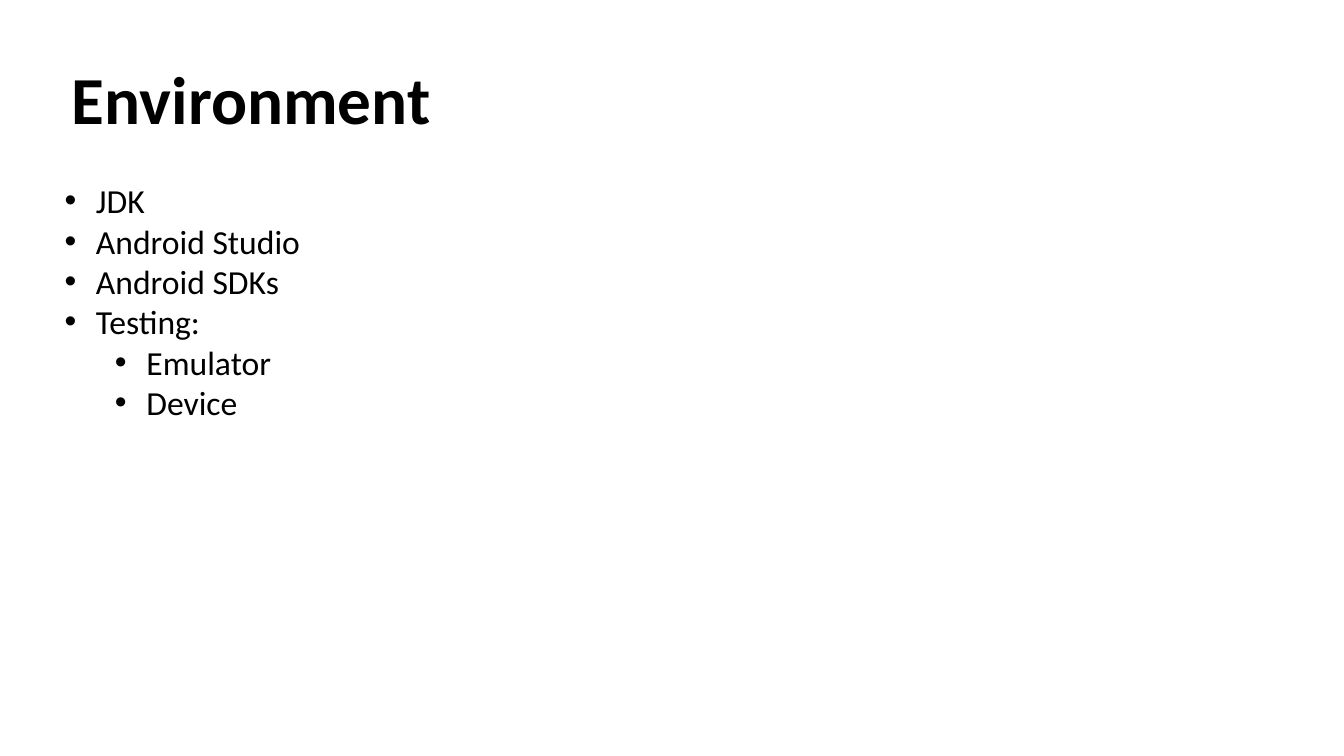
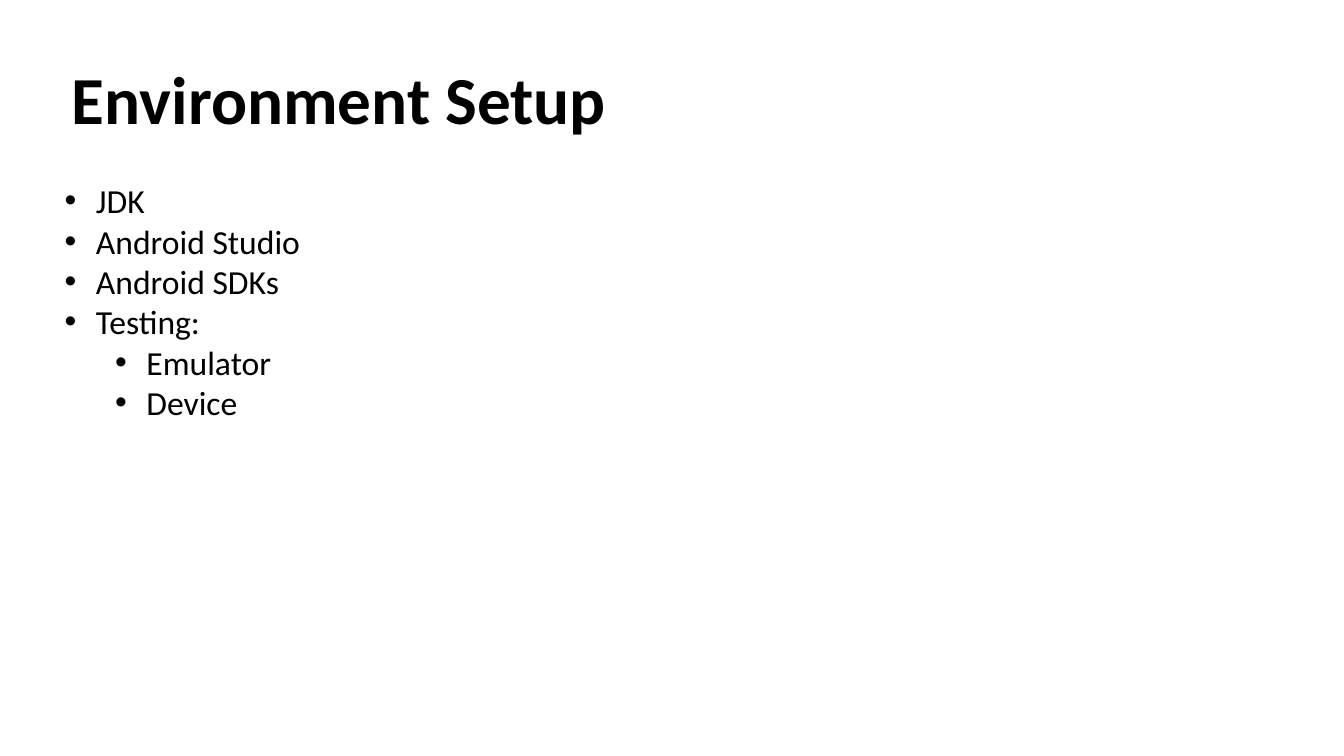
Before and after one commit to talhahasanzia/Android-Workshop, a slide deck: slide 5 of Presentation.pptx (slide 4 before the commit). Drawn at 1344x756 pixels with LibreOffice and Linux fonts; fonts in the diff are those of the drawing. Boxes give left, top, right and bottom in pixels: in the first picture for what was removed or moved away, otherwise in the second. Text is boxed around its words. In the diff, an @@ line names an element or a change of style, - is before the commit and + after.

```diff
--- a/Presentation.pptx
+++ b/Presentation.pptx
@@ text at (72, 77, 605, 135): text changed @@
-Environment
+Environment Setup
```
Also in this commit, not shown: 3 other slides changed, 3 slides added.
